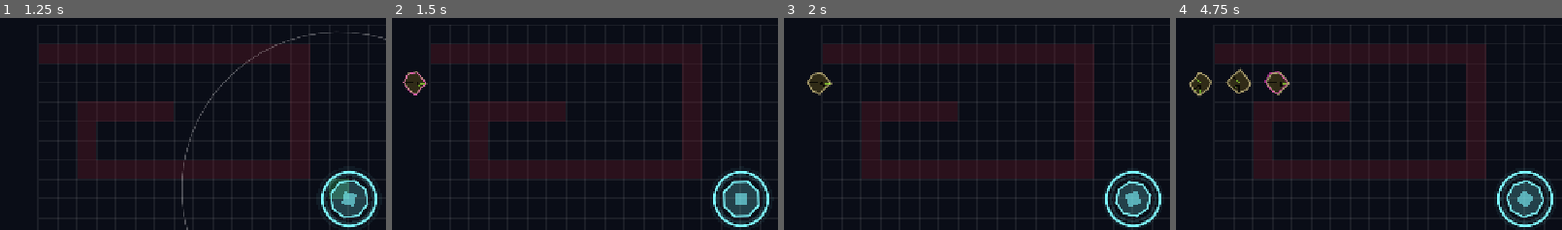
Above: before the commit, frames 1-4 (left to right).
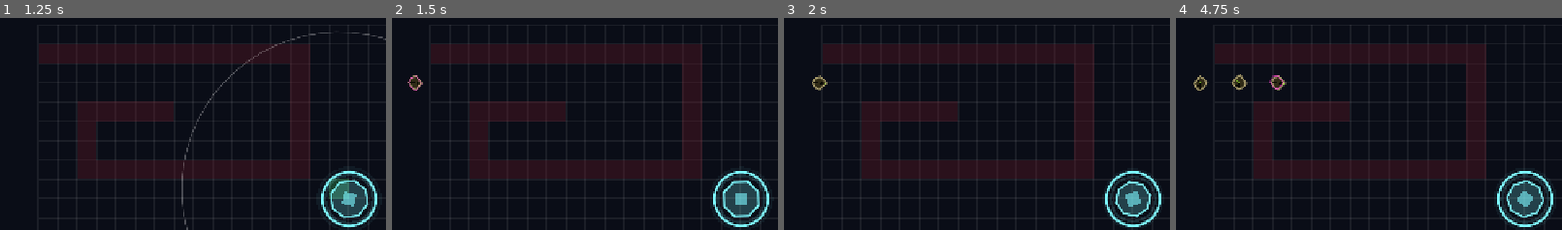
Above: after the commit, the same moments.

Repository: minabeikzadeh/GeometryRot
Game: Godot game, scene res://scenes/main_menu.tscn
The game is run twice, just before and just after one commit, with the same random seed, the same clock (stepped at 60 frames per second) and the same inputs.
Inputs:
- Up to frame 1 (1.25 s): click "Play" at 0.5 s
- Up to frame 2 (1.5 s): click "Start Wave" at 1.25 s
- Up to frame 3 (2 s): no input
- Up to frame 4 (4.75 s): click "Triangle (50)" at 2 s; click "Square (60)" at 2.75 s; click "Circle (75)" at 3.5 s; click "Pentagon (80)" at 4.25 s
The pictures show only the part of the screen within x 5-55%, y 7-57%; the shares and areas given below are measured in that part.

Frame 1 is identical in both runs. In frame 2, 0.4% of the frame differs, in the area x 2-10%, y 25-37%; in frame 3, 0.4%; in frame 4, 1.1%, in the area x 3-30%, y 23-38%.

Commit message:
Apply gdformat, fix lint errors, and shrink zombies for the finer grid

Diff:
--- a/scripts/core/core.gd
+++ b/scripts/core/core.gd
@@ -22,7 +22,7 @@
 
 
 func _on_health_changed(value: int) -> void:
-	max_health = maxi(max_health, value)   # first value we hear is the full health
+	max_health = maxi(max_health, value)  # first value we hear is the full health
 	health = value
 
 
@@ -40,7 +40,15 @@
 	# Soft glow rings
 	for i in 3:
 		var a := 0.14 - 0.04 * float(i)
-		draw_arc(Vector2.ZERO, radius * pulse + 8.0 + 6.0 * float(i), 0.0, TAU, 48, Color(col.r, col.g, col.b, a), 4.0)
+		draw_arc(
+			Vector2.ZERO,
+			radius * pulse + 8.0 + 6.0 * float(i),
+			0.0,
+			TAU,
+			48,
+			Color(col.r, col.g, col.b, a),
+			4.0
+		)
 
 	# Health ring: full circle = full health
 	var ring_r := radius + 14.0
--- a/scripts/systems/economy_manager.gd
+++ b/scripts/systems/economy_manager.gd
@@ -44,7 +44,7 @@
 
 
 func _on_zombie_reached_core(_zombie: Node2D) -> void:
-	core_health -= 1   # TODO: scale by zombie size
+	core_health -= 1  # TODO: scale by zombie size
 	GameEvents.core_health_changed.emit(core_health)
 	if core_health <= 0:
 		GameEvents.level_lost.emit()
--- a/scripts/systems/infection_system.gd
+++ b/scripts/systems/infection_system.gd
@@ -1,16 +1,18 @@
 class_name InfectionSystem
 extends Node
-## Zombies touching towers fill an infection timer. When full, the tower becomes a zombie. OWNER: Member 2.
+## Zombies touching towers fill an infection timer. When full, the tower becomes a zombie.
+## OWNER: Member 2.
 ## SKELETON ONLY: build this in weeks 7 (see docs/TASKS.md). Cut first if schedule slips.
 
 @export var grid: GridManager
-@export var touch_distance: float = 36.0
+@export var touch_distance: float = 56.0
 
 
-func _process(delta: float) -> void:
+func _process(_delta: float) -> void:
 	# TODO (Member 2):
 	# 1. For each zombie, find towers within touch_distance.
-	# 2. Add delta / zombie.stats["infect_time"] to tower.infect_progress (slower if buffed by Pentagon).
+	# 2. Add delta / zombie.stats["infect_time"] to tower.infect_progress
+	#    (slower if buffed by Pentagon).
 	# 3. If progress >= 1.0: remove the tower from the grid, spawn a zombie of the same shape
 	#    on the path at the nearest point, emit GameEvents.tower_infected.
 	# 4. Decay infect_progress when no zombie is touching.
--- a/scripts/zombies/zombie.gd
+++ b/scripts/zombies/zombie.gd
@@ -1,7 +1,8 @@
 class_name Zombie
 extends Shape
 ## Infected shape. Follows a Path2D toward the Core.
-## Looks like a decayed version of its shape: dented edges, spikes or drips, cracks, wobble, glitch flicker.
+## Looks like a decayed version of its shape: dented edges, spikes or drips,
+## cracks, wobble, and glitch flicker.
 ## OWNER: Member 2.
 
 const CRACK_GLOW := Color("#a6ff3a")
@@ -9,8 +10,8 @@
 
 var zombie_id: String = ""
 var stats: Dictionary = {}
-var path_follow: PathFollow2D = null   # set by WaveSpawner when spawned
-var speed_multiplier: float = 1.0      # slowed by Oval, slime, etc.
+var path_follow: PathFollow2D = null  # set by WaveSpawner when spawned
+var speed_multiplier: float = 1.0  # slowed by Oval, slime, etc.
 
 # Visual deformation (random per zombie, so no two look the same)
 var _vert_scale := PackedFloat32Array()
@@ -29,6 +30,7 @@
 func setup(id: String) -> void:
 	zombie_id = id
 	stats = GameData.zombies[id]
+	radius = 12.0
 	sides = stats["sides"]
 	shape_color = Color(stats["color"])
 	max_health = stats["health"]
@@ -57,7 +59,7 @@
 				s = rng.randf_range(0.8, 1.05)
 				var a := TAU * float(i) / float(n) - PI / 2.0
 				if sin(a) > 0.3:
-					s *= rng.randf_range(1.15, 1.55)   # drips hang off the bottom
+					s *= rng.randf_range(1.15, 1.55)  # drips hang off the bottom
 			_:
 				# cracked square, hexagon host: lumpy and dented
 				s = rng.randf_range(0.85, 1.15) if corner else rng.randf_range(0.55, 0.95)
@@ -106,7 +108,9 @@
 	for idx in _crack_idx:
 		var tip: Vector2 = pts[idx]
 		draw_line(tip * 0.15, tip * 0.85, Color(0, 0, 0, 0.8), 2.0)
-		draw_line(tip * 0.15 + Vector2(1, 1), tip * 0.85 + Vector2(1, 1), Color(CRACK_GLOW, 0.6), 1.0)
+		draw_line(
+			tip * 0.15 + Vector2(1, 1), tip * 0.85 + Vector2(1, 1), Color(CRACK_GLOW, 0.6), 1.0
+		)
 
 	# Occasional glitch flicker: offset magenta copy of the outline
 	if _glitch > 0.0:
